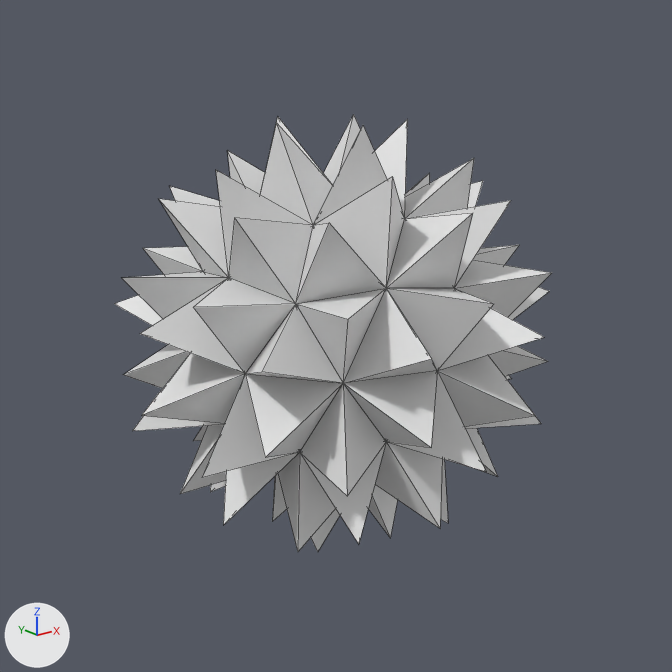
Two versions of the Blender file godot-code/entites/sources/bullets/posses/posses.blend, one commit apart.
One viewpoint serves both versions: a 50 mm camera at (-3.86, -4.83, 1.91) aimed at (0.0, 0.0, -0.02). The lights are fixed; the arrows at lower left show +X, +Y and +Z. The first picture is the older version. Mesh edges are drawn as thin lines.

The older version as bpy lines, for what is in view:
```python
me_icosphere = bpy.data.meshes.new('Icosphere')
me_icosphere.from_pydata(...)  # 173 vertices, 393 faces; spans x -1.51..1.51, y -1.43..1.43, z -1.45..1.45
ob_icosphere = bpy.data.objects.new('Icosphere', me_icosphere)
ob_icosphere.location = (0.0, 0.0, 0.0)
```
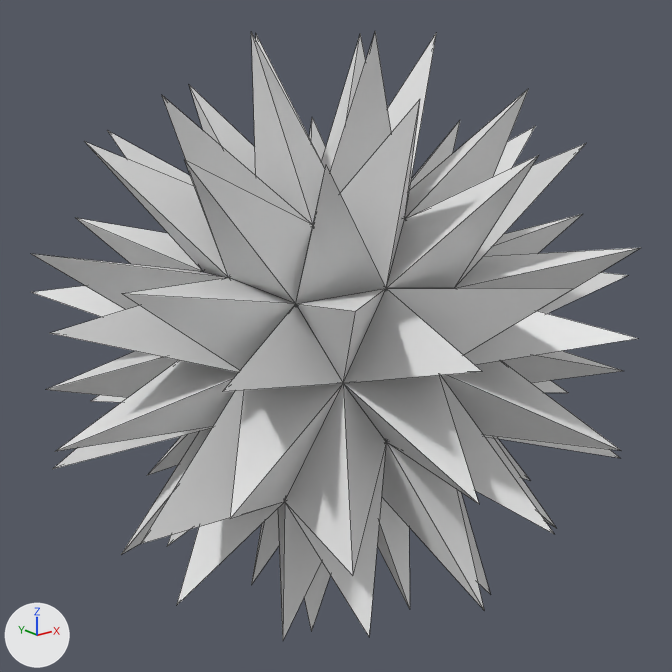
The newer file adds a shape key; the second version is drawn at full value of the shape key 'Key 1' of 'Icosphere', and the change is written as the vertex moves it makes.

Where the change shows, as pixel boxes [x1, y1, x2, y2] in the pictures (672 x 672 px):
'Icosphere', reshaped (39% wider, 39% taller)
    before: [115, 114, 552, 552]
    after: [31, 31, 640, 640]

What the commit changed:
me_icosphere is used by ob_icosphere; location (0.0, 0.0, 0.0).
me_icosphere had 173 vertices, 393 faces and spanned x -1.51..1.51, y -1.43..1.43, z -1.45..1.45.
me_icosphere now has 173 vertices, 393 faces and spans x -2.06..2.06, y -1.96..1.96, z -1.98..1.99.
me_icosphere part 1: 81 of the vertices in x -1.51..1.51, y -1.43..1.43, z -1.45..1.45 are scaled about their middle by 1.37.
